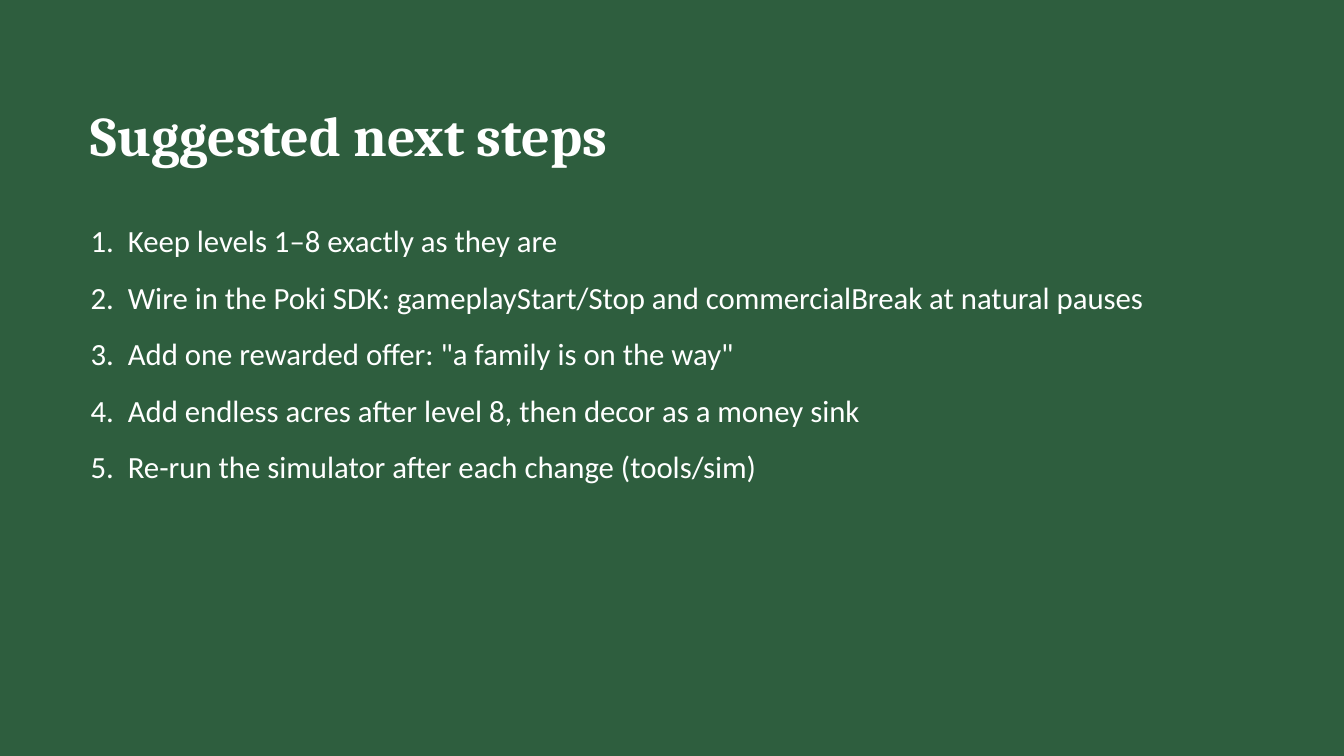
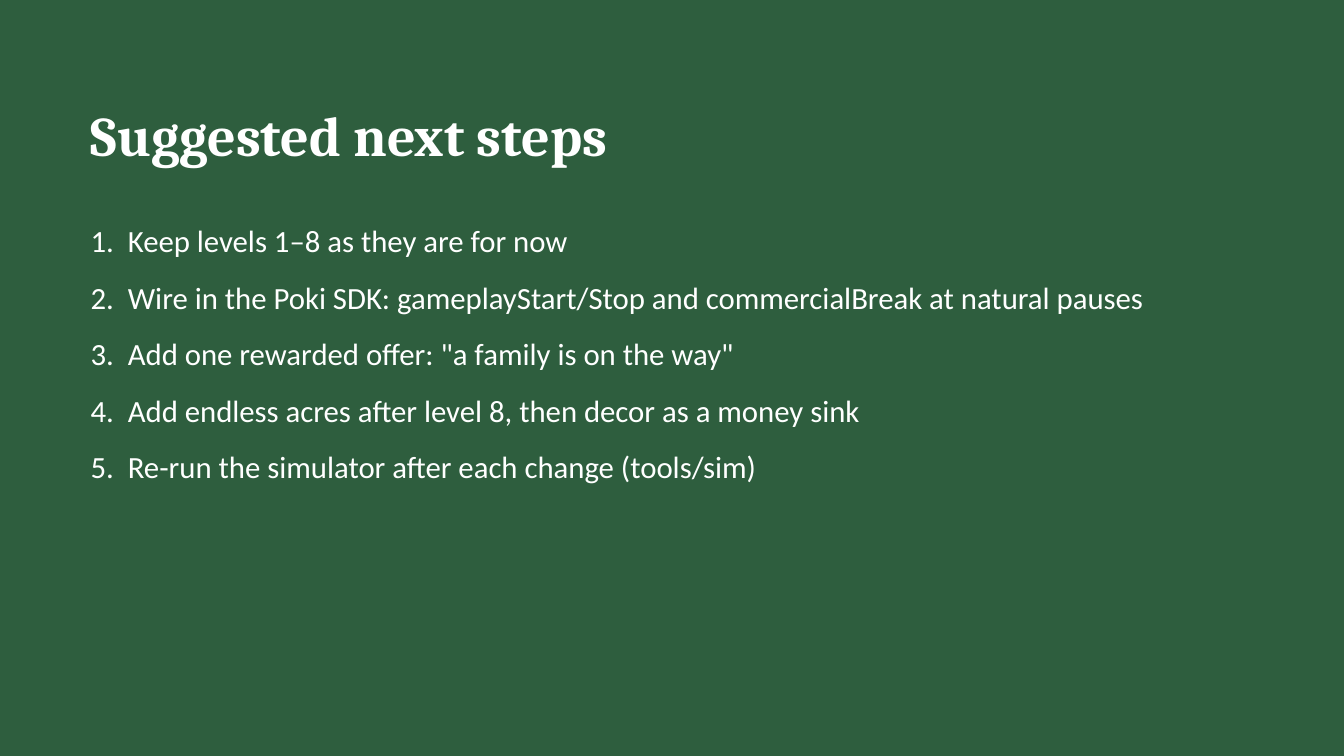
Before and after one commit to LK1248/whisker-meadow, a slide deck: slide 12 of docs/monetization/Whisker-Meadow-Monetization.pptx (slide 11 before the commit). Drawn at 1344x756 pixels with LibreOffice and Linux fonts; fonts in the diff are those of the drawing. Boxes give left, top, right and bottom in pixels: in the first picture for what was removed or moved away, otherwise in the second. Text is boxed around its words. In the diff, an @@ line names an element or a change of style, - is before the commit and + after.

```diff
--- a/docs/monetization/Whisker-Meadow-Monetization.pptx
+++ b/docs/monetization/Whisker-Meadow-Monetization.pptx
@@ text at (x1=91, y1=230, x2=567, y2=257): text changed @@
-1. Keep levels 1–8 exactly as they are
+1. Keep levels 1–8 as they are for now
```
Also in this commit, not shown: 2 other slides changed, 1 slide added, 7 other files.
